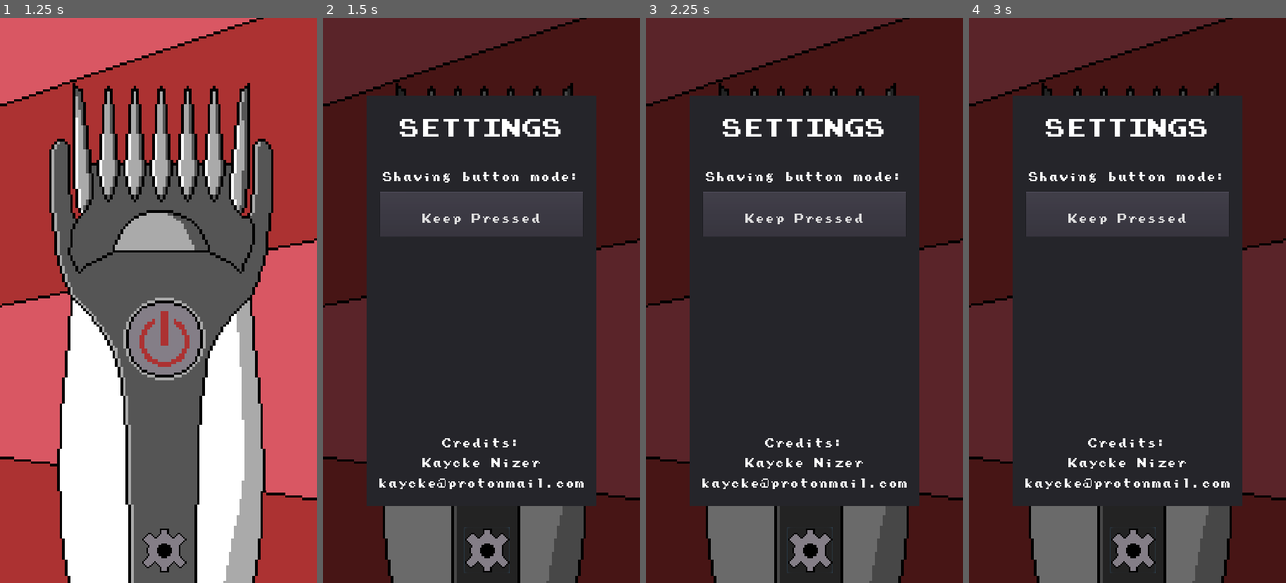
Above: before the commit, frames 1-4 (left to right).
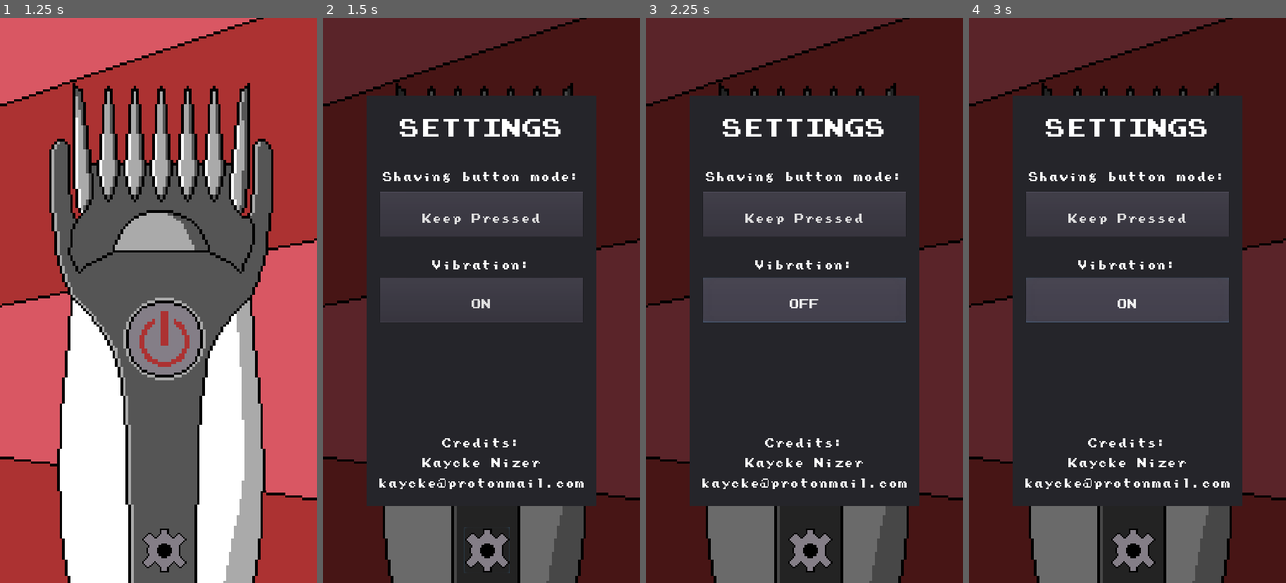
Above: after the commit, the same moments.

Repository: KayckeNizer/Open-virtual-shaver
Game: Godot game, scene res://ActiveApplication.tscn
Two runs of this game, one before a commit and one after it. Both use one fixed random seed, a clock stepped at 60 frames per second and the inputs below.
Inputs (mouse positions are in pixels of both pictures, inside the frame that each line leads up to):
- Up to frame 1 (1.25 s): tap Enter at 0.5 s
- Up to frame 2 (1.5 s): click (487, 549) at 1.25 s
- Up to frame 3 (2.25 s): click (804, 300) at 2 s, where only the run after the commit has a clickable "ON"
- Up to frame 4 (3 s): click (1127, 300) at 2.75 s, where only the run after the commit has a clickable "OFF"

Frame 1 is identical in both runs. In frame 2, 3.4% of the frame differs, in the area x 18-82%, y 42-54%; in frame 3, 5.2%, in the area x 18-82%, y 42-99%; in frame 4, 5.2%.

Commit message:
Added settings
Now you can choose turn on/off vibration

Diff:
--- a/Menu.gd
+++ b/Menu.gd
@@ -1,10 +1,7 @@
 extends Control
 
 var turn_on_mode := false
-
-func _ready():
-	pass
-
+var turn_vib_on := true
 
 func _on_Change_mode_Button_pressed():
 	if turn_on_mode:
@@ -13,3 +10,11 @@
 	elif not turn_on_mode:
 		get_node("Black_Background/Panel/Change_mode_Button").text = "Toggle"
 		turn_on_mode = true
+
+func _on_Vibration_mode_Button_pressed():
+	if not turn_vib_on:
+		get_node("Black_Background/Panel/Vibration_mode_Button").text = "ON"
+		turn_vib_on = true
+	elif turn_vib_on:
+		get_node("Black_Background/Panel/Vibration_mode_Button").text = "OFF"
+		turn_vib_on = false
--- a/Menu.tscn
+++ b/Menu.tscn
@@ -48,7 +48,7 @@
 align = 1
 valign = 1
 
-[node name="Text_Settings2" type="Label" parent="Black_Background/Panel"]
+[node name="Text_Credits" type="Label" parent="Black_Background/Panel"]
 anchor_left = 0.5
 anchor_top = 1.0
 anchor_right = 0.5
@@ -64,7 +64,7 @@
 align = 1
 valign = 1
 
-[node name="Text_Settings3" type="Label" parent="Black_Background/Panel"]
+[node name="Text_shaving_mode" type="Label" parent="Black_Background/Panel"]
 anchor_left = 0.5
 anchor_right = 0.5
 margin_left = -444.0
@@ -73,6 +73,18 @@
 margin_bottom = 387.0
 custom_fonts/font = ExtResource( 1 )
 text = "Shaving button mode:"
+align = 1
+valign = 1
+
+[node name="Text_Vibration_mode" type="Label" parent="Black_Background/Panel"]
+anchor_left = 0.5
+anchor_right = 0.5
+margin_left = -444.0
+margin_top = 438.0
+margin_right = 444.0
+margin_bottom = 687.0
+custom_fonts/font = ExtResource( 1 )
+text = "Vibration:"
 align = 1
 valign = 1
 
@@ -87,4 +99,15 @@
 text = "Keep Pressed"
 icon_align = 1
 
+[node name="Vibration_mode_Button" type="Button" parent="Black_Background/Panel"]
+anchor_left = 0.5
+anchor_right = 0.5
+margin_left = -346.0
+margin_top = 618.0
+margin_right = 346.0
+margin_bottom = 770.0
+custom_fonts/font = ExtResource( 1 )
+text = "ON"
+
 [connection signal="pressed" from="Black_Background/Panel/Change_mode_Button" to="." method="_on_Change_mode_Button_pressed"]
+[connection signal="pressed" from="Black_Background/Panel/Vibration_mode_Button" to="." method="_on_Vibration_mode_Button_pressed"]
--- a/project.godot
+++ b/project.godot
@@ -12,7 +12,8 @@
 
 config/name="OpenVirtualShaver"
 run/main_scene="res://ActiveApplication.tscn"
-boot_splash/bg_color=Color( 0.803922, 0, 1, 1 )
+boot_splash/image="res://splashscreen.png"
+boot_splash/bg_color=Color( 0.294118, 0.411765, 0.184314, 1 )
 config/icon="res://icon.png"
 
 [display]
--- a/turn_on.gd
+++ b/turn_on.gd
@@ -12,20 +12,26 @@
 	if not get_parent().get_node("Settings_Menu").turn_on_mode:
 		get_parent().get_node("background/shaver_audio").play()
 		get_parent().get_node("background/animation_on").play("turn_on")
-		Input.vibrate_handheld(500)
+
+		if get_parent().get_node("Settings_Menu").turn_vib_on:
+			Input.vibrate_handheld(500)
+
 		pressed_button = true
 
 	elif get_parent().get_node("Settings_Menu").turn_on_mode:
 		if not shaving:
 			get_parent().get_node("background/shaver_audio").play()
 			get_parent().get_node("background/animation_on").play("turn_on")
-			Input.vibrate_handheld(500)
+
+			if get_parent().get_node("Settings_Menu").turn_vib_on:
+				Input.vibrate_handheld(500)
 
 			self.normal = preload("res://Assets/buttonon.png")
 			self.pressed = preload("res://Assets/buttonoff.png")
 
 			pressed_button = true
 			shaving = true
+
 		elif shaving:
 			get_parent().get_node("background/shaver_audio").stop()
 			get_parent().get_node("background/animation_on").play("turn_off")
@@ -47,6 +53,6 @@
 func _process(delta):
 	vib_duration -= delta
 
-	if pressed_button and vib_duration <= 0:
+	if pressed_button and vib_duration <= 0 and get_parent().get_node("Settings_Menu").turn_vib_on:
 		vib_duration = 0.5
 		Input.vibrate_handheld(500)
Not shown, changed: export_presets.cfg
Binary file changed: icon.png
Binary file added: splashscreen.png
Not shown, added: splashscreen.png.import
